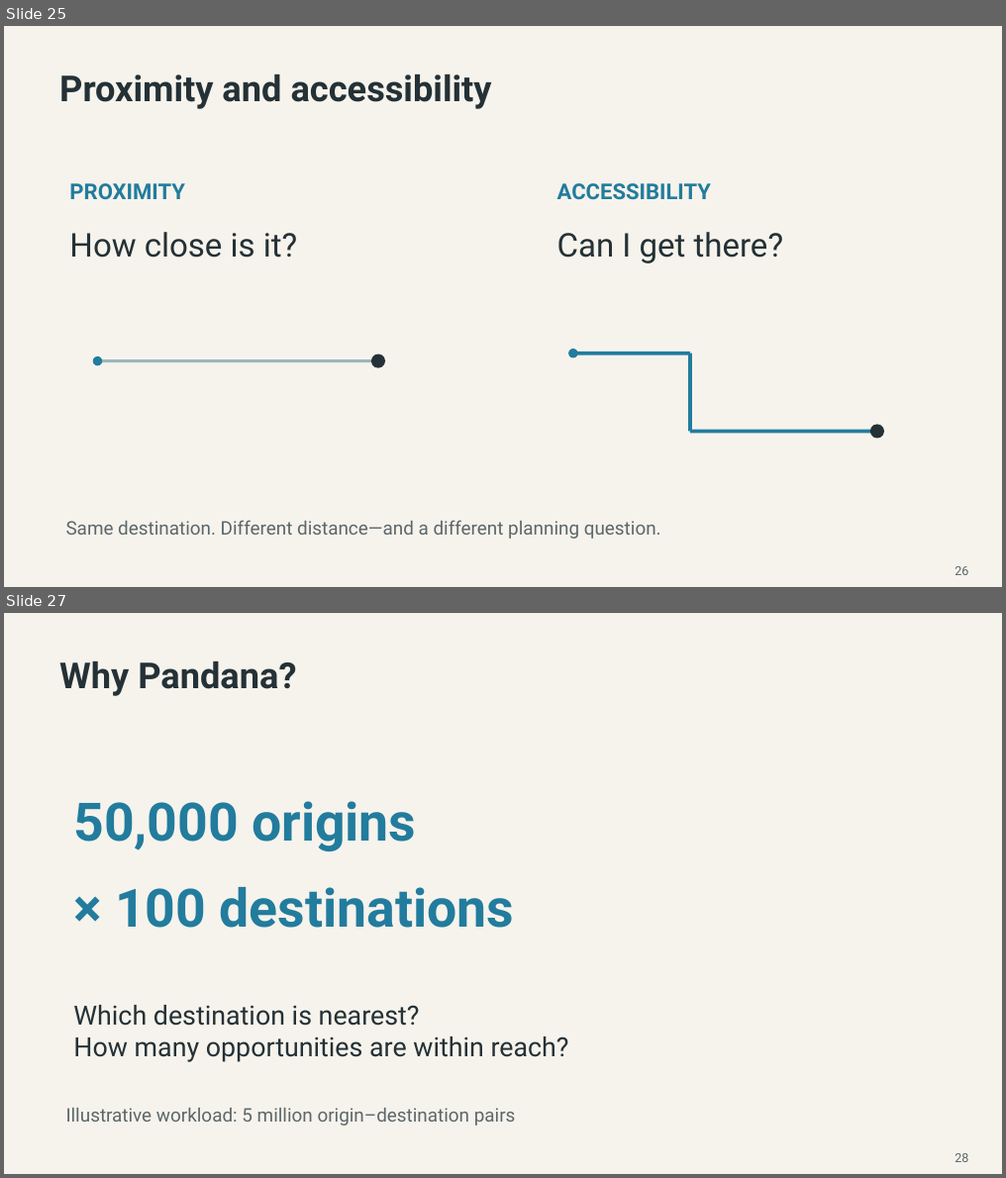
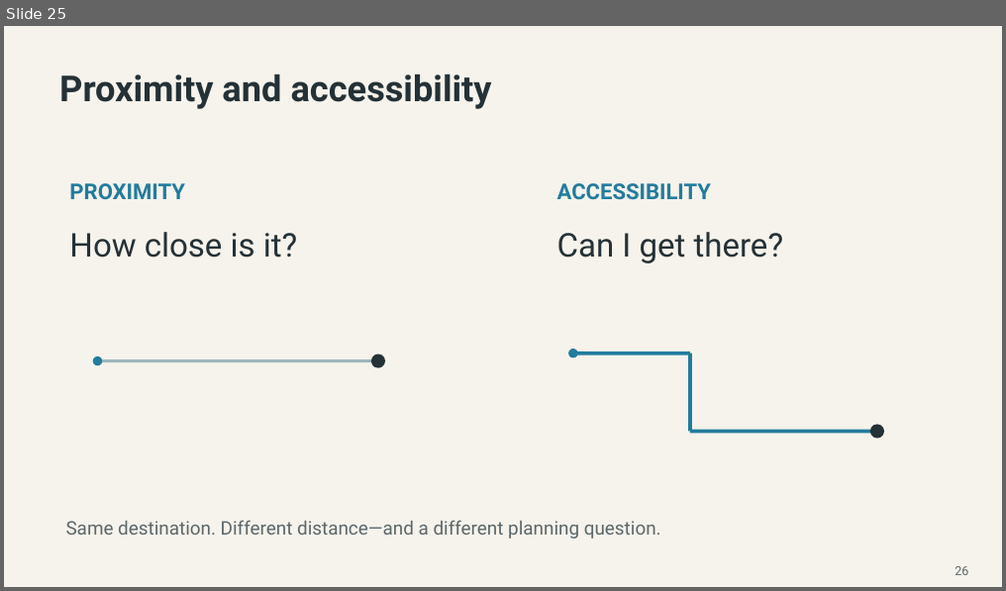
Before and after one commit to MUSA-Zhanchao/OSM-lecture, a slide deck: OSM_Pandana_Lecture-revised-final.pptx. Shown one above the other, each under a label of ours: slides 25 and 27 before the commit, slide 25 after it; the slides between them are not shown. The pictures are 1006x1178 and 1006x591 pixels, drawn with LibreOffice and Linux fonts; fonts in the diff are those of the drawing. Boxes give left, top, right and bottom in pixels: in the first picture for what was removed or moved away, otherwise in the second. Text is boxed around its words. In the diff, an @@ line names an element or a change of style, - is before the commit and + after.

```diff
--- a/OSM_Pandana_Lecture-revised-final.pptx
+++ b/OSM_Pandana_Lecture-revised-final.pptx
@@ slide 27 removed at (4, 613, 1002, 1174), background #F6F3EC @@
@@ text removed at (59, 662, 296, 696) @@
-Why Pandana?
@@ text removed at (73, 801, 416, 852) @@
-50,000 origins
@@ text removed at (115, 887, 514, 928) @@
-× 100 destinations
@@ text removed at (73, 1005, 569, 1062) @@
-Which destination is nearest?
-How many opportunities are within reach?
@@ text removed at (66, 1108, 516, 1126) @@
-Illustrative workload: 5 million origin–destination pairs
@@ text removed at (954, 1154, 968, 1162) @@
-28
```
Also in this commit, not shown: 5 slides changed, 9 slides added, 8 other slides removed, 1 other file.
